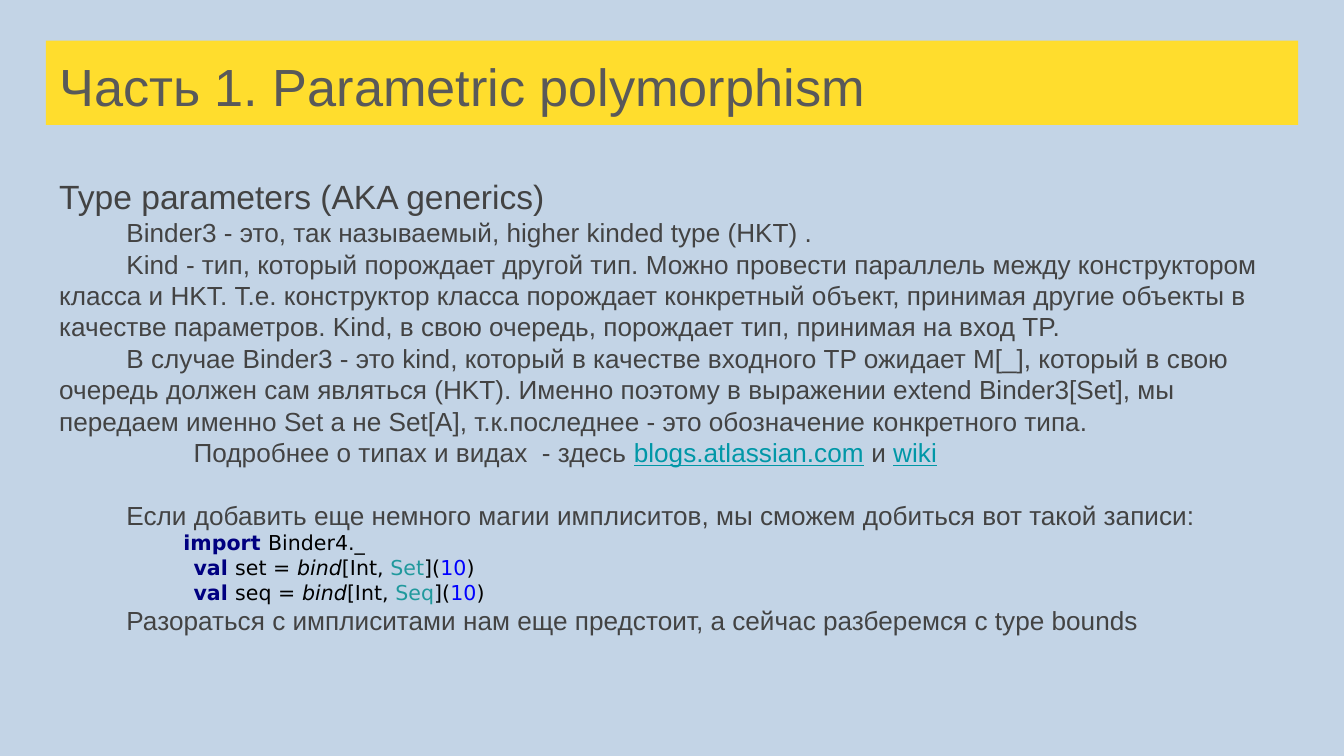
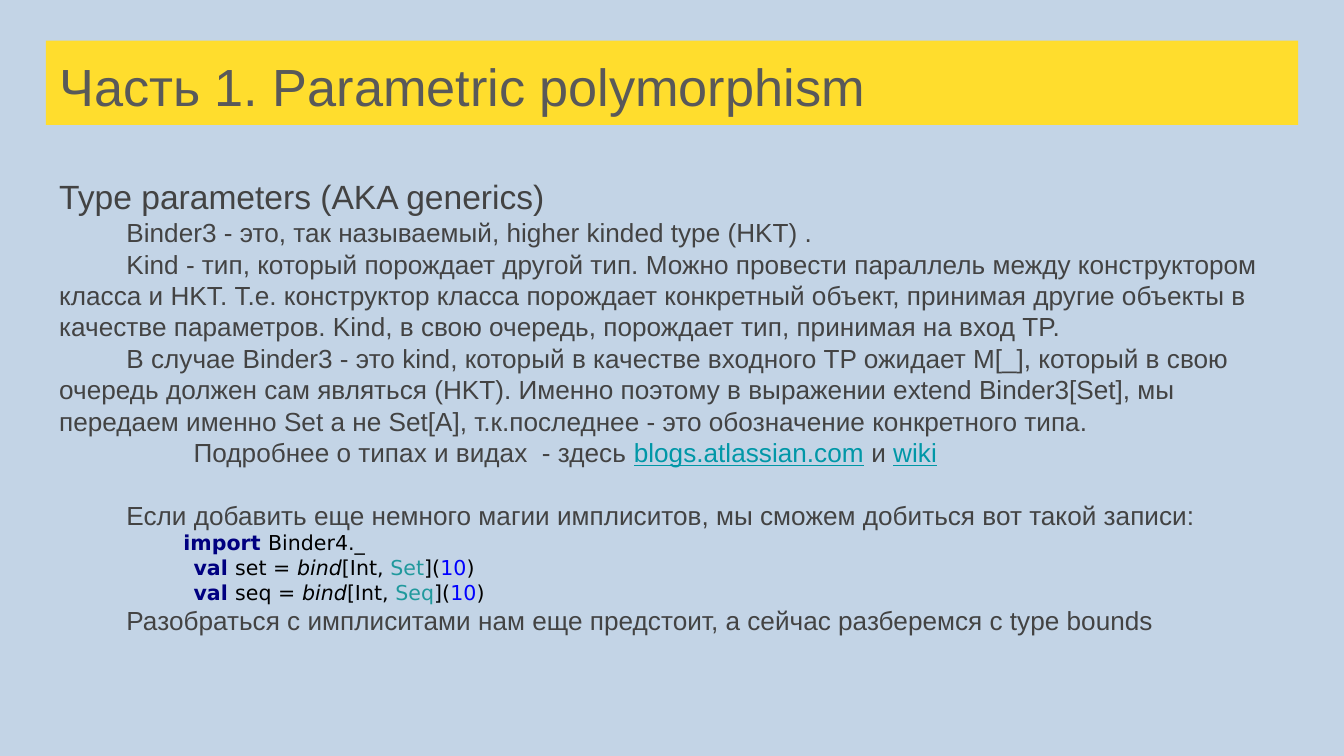
Before and after one commit to sergeypopov83/scala-school, a slide deck: slide 123 of src/main/resources/Лекции Scala для FinTech.pptx. Drawn at 1344x756 pixels with LibreOffice and Linux fonts; fonts in the diff are those of the drawing. Boxes give left, top, right and bottom in pixels: in the first picture for what was removed or moved away, otherwise in the second. Text is boxed around its words. In the diff, an @@ line names an element or a change of style, - is before the commit and + after.

```diff
--- a/src/main/resources/Лекции Scala для FinTech.pptx
+++ b/src/main/resources/Лекции Scala для FinTech.pptx
@@ text at bbox=[126, 610, 1153, 636]: text changed @@
-Разораться с имплиситами нам еще предстоит, а сейчас разберемся с type bounds
+Разобраться с имплиситами нам еще предстоит, а сейчас разберемся с type bounds
```
Also in this commit, not shown: 11 other slides changed, 13 other files.
